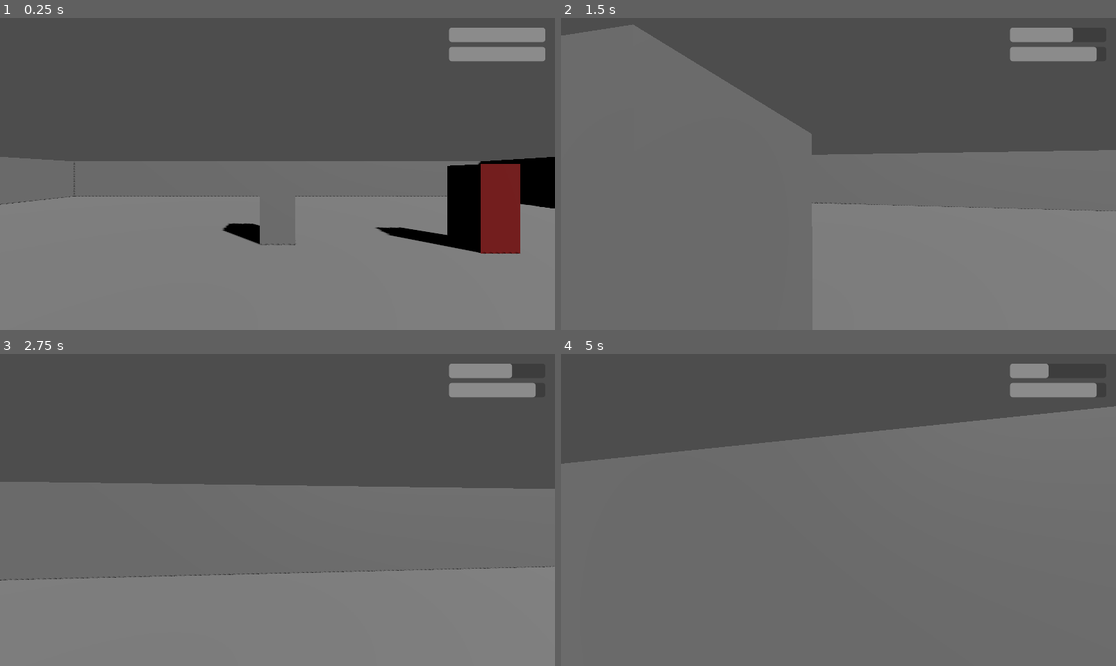
Above: before the commit, frames 1-4 (two rows, left to right).
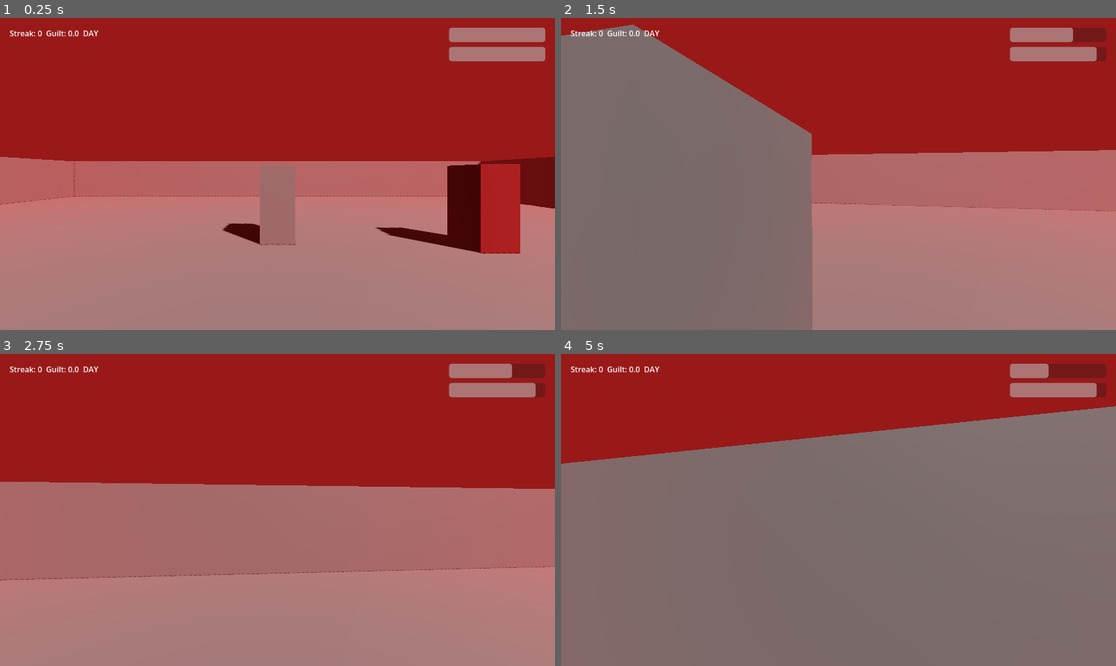
Above: after the commit, the same moments.

Repository: lmToT27/ZaWar
Game: Godot game, scene res://scenes/main.tscn
Same seed, same stepped clock (60 frames per second), same inputs: the game is played once before the commit and once after it.
Inputs (mouse positions are in pixels of both pictures, inside the frame that each line leads up to):
- Up to frame 1 (0.25 s): no input
- Up to frame 2 (1.5 s): move the mouse to (866, 174) at 0.52 s; hold G (drop_weapon, bound only after the commit) 0.53-1.28 s; hold W (move_forward) from 0.53 s (still down); tap Space (jump) at 0.77 s; move the mouse to (810, 174) at 1.27 s; click (810, 174) at 1.35 s
- Up to frame 3 (2.75 s): keep holding W (move_forward); tap Space (jump) at 1.52 s; tap G (drop_weapon, bound only after the commit) at 1.55, 2.3 s; move the mouse to (288, 503) at 2.02 s; hold R (sheathe) from 2.03 s (still down)
- Up to frame 4 (5 s): keep holding W (move_forward); move the mouse to (832, 516) at 2.77 s; release R (sheathe) at 2.78 s; tap G (drop_weapon, bound only after the commit) at 2.85, 4.55 s; tap Space (jump) at 3.02, 3.77, 4.52 s; move the mouse to (877, 513) at 3.52 s; hold G (drop_weapon, bound only after the commit) 3.53-4.28 s; move the mouse to (794, 506) at 4.27 s; click (794, 506) at 4.35 s

The runs differ from the first frame. In frame 1, 100% of the frame differs, in the area x 0-100%, y 0-100%; in frame 2, 63%; in frame 3, 100%; in frame 4, 29%.

Commit message:
feat: world loop & ending

Diff:
--- a/project.godot
+++ b/project.godot
@@ -56,6 +56,11 @@
 "events": [Object(InputEventMouseButton,"resource_local_to_scene":false,"resource_name":"","device":0,"window_id":0,"al …(252 unchanged characters)…
 ]
 }
+drop_weapon={
+"deadzone": 0.5,
+"events": [Object(InputEventKey,"resource_local_to_scene":false,"resource_name":"","device":0,"window_id":0,"alt_pressed":false,"shift_pressed":false,"ctrl_pressed":false,"meta_pressed":false,"pressed":false,"keycode":0,"physical_keycode":71,"key_label":0,"unicode":0,"location":0,"echo":false,"script":null)
+]
+}
 
 [physics]
 
--- a/scenes/enemy/enemy.gd
+++ b/scenes/enemy/enemy.gd
@@ -25,6 +25,7 @@
 var _target_update_timer: float = 0.0
 
 func _ready() -> void:
+	add_to_group("enemy")
 	health = max_health
 
 func _physics_process(delta: float) -> void:
--- a/scenes/main.gd
+++ b/scenes/main.gd
@@ -1,9 +1,65 @@
 extends Node3D
+
+@export var max_pacifist_streak_for_lerp: int = 10
+
+const FOG_COLOR_ACTIVE: Color = Color(0.6, 0.1, 0.1)
+const FOG_COLOR_CALM: Color = Color(0.4, 0.5, 0.55)
+const FOG_DENSITY_ACTIVE: float = 0.03
+const FOG_DENSITY_CALM: float = 0.005
+const LIGHT_ENERGY_DAY: float = 1.0
+const LIGHT_ENERGY_NIGHT: float = 0.25
 
 @onready var player: Player = $Player
 @onready var health_bar: ProgressBar = $UI/HealthBar
 @onready var stamina_bar: ProgressBar = $UI/StaminaBar
+@onready var status_label: Label = $UI/StatusLabel
+@onready var fade_overlay: ColorRect = $UI/FadeOverlay
+@onready var day_night_timer: Timer = $DayNightTimer
+@onready var world_environment: WorldEnvironment = $WorldEnvironment
+@onready var directional_light: DirectionalLight3D = $LevelGreybox/DirectionalLight3D
+
+func _ready() -> void:
+	day_night_timer.one_shot = true
+	day_night_timer.timeout.connect(_on_day_night_timeout)
+	day_night_timer.start(GameManager.day_duration_sec)
+
+	GameManager.environment_changed.connect(_on_environment_changed)
+	GameManager.day_night_changed.connect(_on_day_night_changed)
+	player.true_ending_triggered.connect(_on_true_ending_triggered)
 
 func _process(_delta: float) -> void:
 	health_bar.value = player.health / player.max_health * 100.0
 	stamina_bar.value = player.stamina / player.max_stamina * 100.0
+	status_label.text = "Streak: %d  Guilt: %.1f  %s" % [
+		GameManager.pacifist_streak,
+		GameManager.guilt_score,
+		"NIGHT" if GameManager.is_night else "DAY",
+	]
+
+func _on_day_night_timeout() -> void:
+	if GameManager.is_night:
+		GameManager.complete_cycle()
+		GameManager.set_night(false)
+		day_night_timer.start(GameManager.day_duration_sec)
+	else:
+		GameManager.set_night(true)
+		day_night_timer.start(GameManager.night_duration_sec)
+
+func _on_day_night_changed(is_night: bool) -> void:
+	var target_energy := LIGHT_ENERGY_NIGHT if is_night else LIGHT_ENERGY_DAY
+	create_tween().tween_property(directional_light, "light_energy", target_energy, 3.0)
+
+func _on_environment_changed(streak: int) -> void:
+	var t := clampf(float(streak) / float(max_pacifist_streak_for_lerp), 0.0, 1.0)
+	var env := world_environment.environment
+	var tween := create_tween()
+	tween.tween_property(env, "fog_light_color", FOG_COLOR_ACTIVE.lerp(FOG_COLOR_CALM, t), 2.0)
+	tween.parallel().tween_property(env, "fog_density", lerpf(FOG_DENSITY_ACTIVE, FOG_DENSITY_CALM, t), 2.0)
+
+func _on_true_ending_triggered() -> void:
+	var tween := create_tween()
+	tween.tween_property(fade_overlay, "modulate:a", 1.0, 2.0)
+	await tween.finished
+	status_label.text = "TRUE ENDING"
+	print("TRUE ENDING TRIGGERED")
+	get_tree().paused = true
--- a/scenes/main.tscn
+++ b/scenes/main.tscn
@@ -1,13 +1,24 @@
-[gd_scene load_steps=6 format=3]
+[gd_scene load_steps=8 format=3]
 
 [ext_resource type="Script" path="res://scenes/main.gd" id="1"]
 [ext_resource type="PackedScene" path="res://scenes/world/level_greybox.tscn" id="2"]
 [ext_resource type="PackedScene" path="res://scenes/player/player.tscn" id="3"]
 [ext_resource type="PackedScene" path="res://scenes/enemy/dummy_enemy.tscn" id="4"]
 [ext_resource type="PackedScene" path="res://scenes/enemy/enemy.tscn" id="5"]
+[ext_resource type="PackedScene" path="res://scenes/world/enemy_spawner.tscn" id="6"]
+
+[sub_resource type="Environment" id="Environment_1"]
+background_mode = 1
+background_color = Color(0.05, 0.02, 0.02, 1)
+fog_enabled = true
+fog_light_color = Color(0.6, 0.1, 0.1, 1)
+fog_density = 0.03
 
 [node name="Main" type="Node3D"]
 script = ExtResource("1")
+
+[node name="WorldEnvironment" type="WorldEnvironment" parent="."]
+environment = SubResource("Environment_1")
 
 [node name="LevelGreybox" parent="." instance=ExtResource("2")]
 
@@ -19,6 +30,10 @@
 
 [node name="Enemy" parent="." instance=ExtResource("5")]
 transform = Transform3D(1, 0, 0, 0, 1, 0, 0, 0, 1, 5, 0.5, -5)
+
+[node name="EnemySpawner" parent="." instance=ExtResource("6")]
+
+[node name="DayNightTimer" type="Timer" parent="."]
 
 [node name="UI" type="CanvasLayer" parent="."]
 
@@ -45,3 +60,18 @@
 max_value = 100.0
 value = 100.0
 show_percentage = false
+
+[node name="StatusLabel" type="Label" parent="UI"]
+offset_left = 20.0
+offset_top = 20.0
+offset_right = 320.0
+offset_bottom = 50.0
+text = "Streak: 0  Guilt: 0.0  DAY"
+
+[node name="FadeOverlay" type="ColorRect" parent="UI"]
+anchors_preset = 15
+anchor_right = 1.0
+anchor_bottom = 1.0
+mouse_filter = 2
+color = Color(0, 0, 0, 1)
+modulate = Color(1, 1, 1, 0)
--- a/scenes/player/player.gd
+++ b/scenes/player/player.gd
@@ -1,5 +1,7 @@
 class_name Player
 extends CharacterBody3D
+
+signal true_ending_triggered
 
 enum PlayerState { IDLE, COMBAT, SHEATHE }
 
@@ -19,6 +21,9 @@
 @export var health_regen_rate: float = 10.0
 @export var stamina_regen_rate: float = 15.0
 @export var sheathe_delay: float = 1.5
+@export var true_ending_hold_time: float = 3.0
+@export var observer_check_radius: float = 6.0
+@export var observer_required_count: int = 2
 
 @onready var head: Node3D = $Head
 @onready var melee_hitbox: Area3D = $Head/Camera3D/MeleeHitbox
@@ -33,6 +38,8 @@
 var _air_time: float = 0.0
 var _was_on_floor: bool = true
 var _landing_recovery_timer: float = 0.0
+var _drop_weapon_hold: float = 0.0
+var _true_ending_fired: bool = false
 
 func _ready() -> void:
 	add_to_group("player")
@@ -57,6 +64,7 @@
 	_handle_movement(delta)
 	_handle_state(delta)
 	_handle_regen(delta)
+	_handle_true_ending(delta)
 	move_and_slide()
 	_handle_landing(delta)
 
@@ -121,3 +129,34 @@
 func take_damage(amount: float) -> void:
 	health = maxf(health - amount, 0.0)
 	regen_delay_timer.start()
+
+func _handle_true_ending(delta: float) -> void:
+	if _true_ending_fired:
+		return
+	if not Input.is_action_pressed("drop_weapon"):
+		_drop_weapon_hold = 0.0
+		return
+	_drop_weapon_hold += delta
+	if _drop_weapon_hold < true_ending_hold_time:
+		return
+	if GameManager.pacifist_streak < Enemy.OBSERVE_STREAK_THRESHOLD:
+		return
+	if not _is_surrounded_by_observers():
+		return
+	_true_ending_fired = true
+	true_ending_triggered.emit()
+
+func _is_surrounded_by_observers() -> bool:
+	var count := 0
+	for node in get_tree().get_nodes_in_group("enemy"):
+		var enemy := node as Enemy
+		if enemy == null:
+			continue
+		if enemy.state != Enemy.EnemyState.OBSERVE:
+			continue
+		if global_position.distance_to(enemy.global_position) > observer_check_radius:
+			continue
+		count += 1
+		if count >= observer_required_count:
+			return true
+	return false
--- /dev/null
+++ b/scenes/world/enemy_spawner.gd
@@ -0,0 +1,46 @@
+extends Node3D
+
+@export var enemy_scene: PackedScene
+@export var spawn_interval: float = 6.0
+@export var base_max_enemies: int = 4
+@export var spawn_radius: float = 12.0
+@export var min_distance_from_player: float = 6.0
+@export var spawn_y: float = 0.5
+
+@onready var spawn_timer: Timer = $SpawnTimer
+
+var player: Player
+
+func _ready() -> void:
+	spawn_timer.wait_time = spawn_interval
+	spawn_timer.timeout.connect(_on_spawn_timer_timeout)
+
+func _on_spawn_timer_timeout() -> void:
+	if player == null:
+		player = get_tree().get_first_node_in_group("player")
+		if player == null:
+			return
+
+	var target_max := maxi(base_max_enemies - GameManager.pacifist_streak, 0)
+	if get_tree().get_nodes_in_group("enemy").size() >= target_max:
+		return
+
+	var spawn_pos: Variant = _find_spawn_position()
+	if spawn_pos == null:
+		return
+
+	var enemy := enemy_scene.instantiate()
+	get_parent().add_child(enemy)
+	enemy.global_position = spawn_pos
+
+func _find_spawn_position() -> Variant:
+	var forward := -player.global_transform.basis.z
+	for _attempt in range(8):
+		var angle := randf() * TAU
+		var dist := randf_range(min_distance_from_player, spawn_radius)
+		var pos := player.global_position + Vector3(cos(angle), 0.0, sin(angle)) * dist
+		pos.y = spawn_y
+		var to_pos := (pos - player.global_position).normalized()
+		if forward.dot(to_pos) < 0.3:
+			return pos
+	return null
--- /dev/null
+++ b/scenes/world/enemy_spawner.tscn
@@ -0,0 +1,11 @@
+[gd_scene load_steps=3 format=3]
+
+[ext_resource type="Script" path="res://scenes/world/enemy_spawner.gd" id="1"]
+[ext_resource type="PackedScene" path="res://scenes/enemy/enemy.tscn" id="2"]
+
+[node name="EnemySpawner" type="Node3D"]
+script = ExtResource("1")
+enemy_scene = ExtResource("2")
+
+[node name="SpawnTimer" type="Timer" parent="."]
+autostart = true
Not shown, added: scenes/world/enemy_spawner.gd.uid
